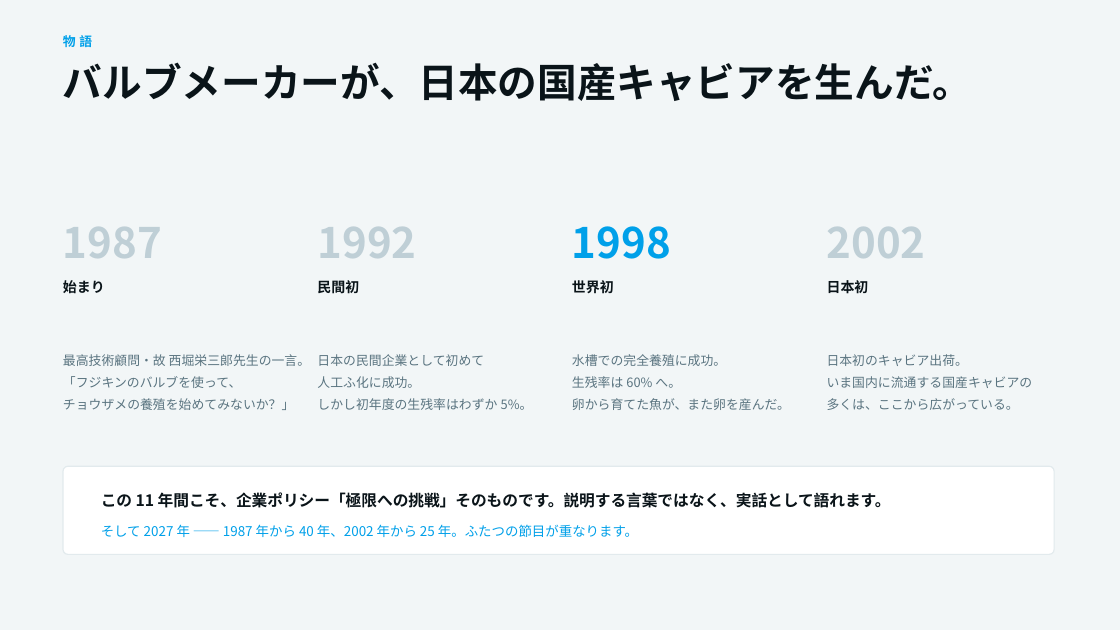
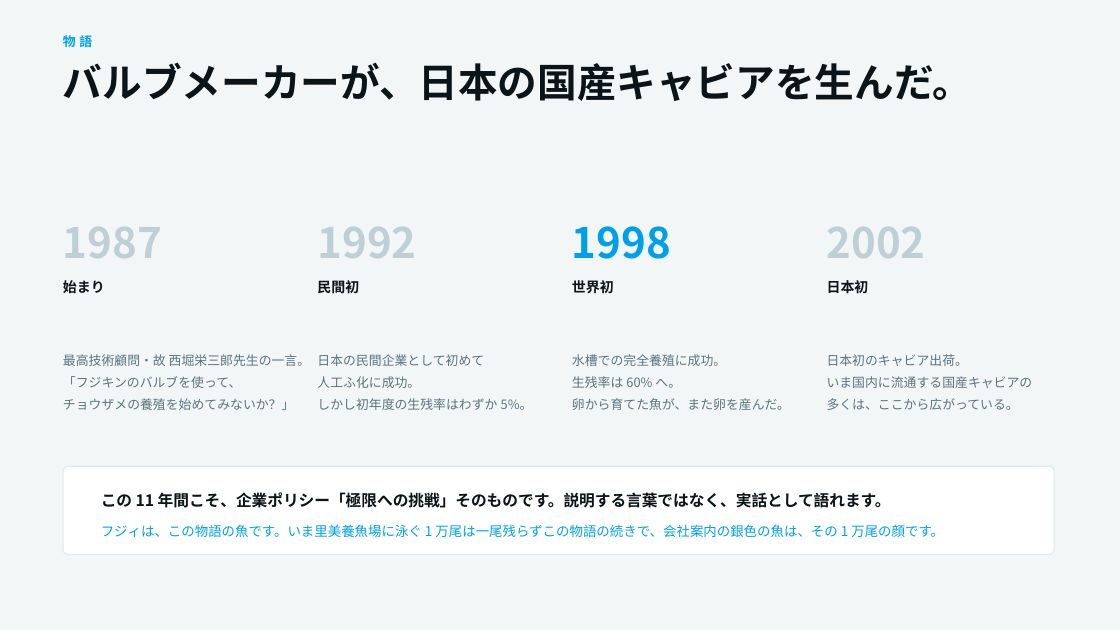
Before and after one commit to Don-BP/fuji_famous, a slide deck: slide 6 of Fujie_Creative/05_submission/フジィは実在する_企画書.pptx. Drawn at 1120x630 pixels with LibreOffice and Linux fonts; fonts in the diff are those of the drawing. Boxes give left, top, right and bottom in pixels: in the first picture for what was removed or moved away, otherwise in the second. Text is boxed around its words. In the diff, an @@ line names an element or a change of style, - is before the commit and + after.

```diff
--- a/Fujie_Creative/05_submission/フジィは実在する_企画書.pptx
+++ b/Fujie_Creative/05_submission/フジィは実在する_企画書.pptx
@@ text at (101, 524, 944, 537): text changed @@
-そして 2027 年 —— 1987 年から 40 年、2002 年から 25 年。ふたつの節目が重なります。
+フジィは、この物語の魚です。いま里美養魚場に泳ぐ 1 万尾は一尾残らずこの物語の続きで、会社案内の銀色の魚は、その 1 万尾の顔です。
```
Also in this commit, not shown: 1 slide added, 7 other files.
